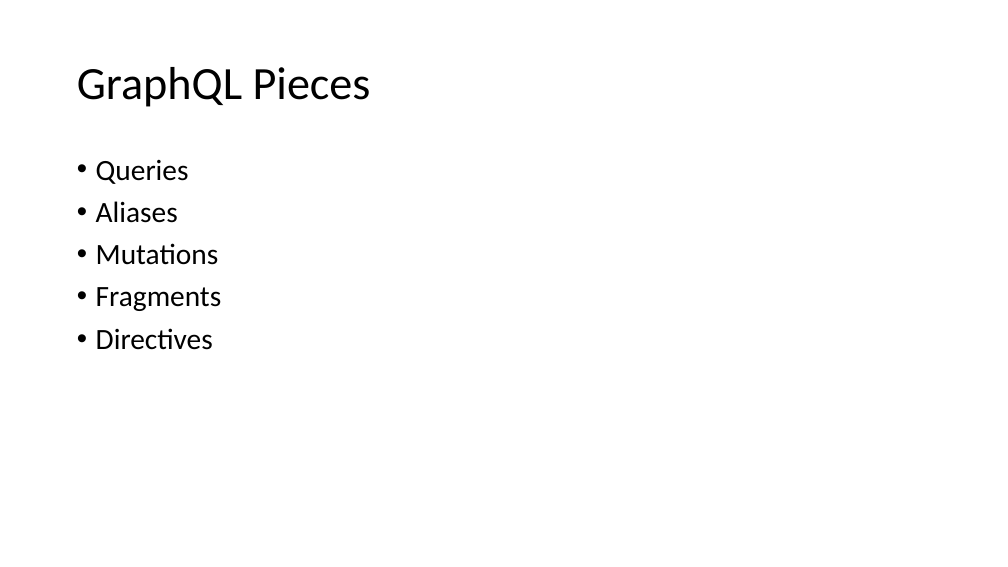
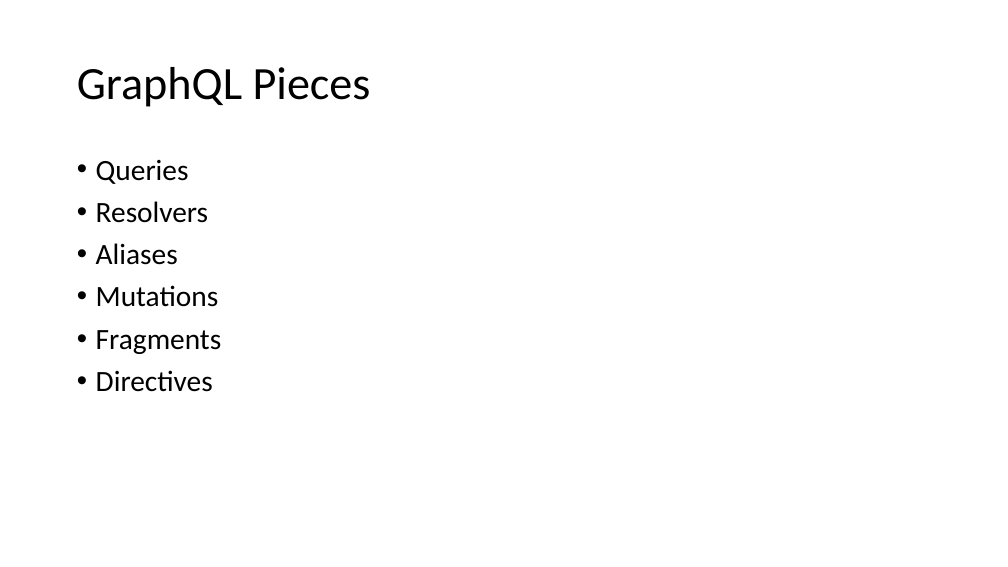
Before and after one commit to AlanCramer/BostonRestaurantInspections, a slide deck: slide 11 of Wormhole.pptx. Drawn at 1008x567 pixels with LibreOffice and Linux fonts; fonts in the diff are those of the drawing. Boxes give left, top, right and bottom in pixels: in the first picture for what was removed or moved away, otherwise in the second. Text is boxed around its words. In the diff, an @@ line names an element or a change of style, - is before the commit and + after.

```diff
--- a/Wormhole.pptx
+++ b/Wormhole.pptx
@@ text at [96,201,208,223]: paragraph added @@
+• Resolvers
```
Also in this commit, not shown: 2 other slides changed, 2 other files.
